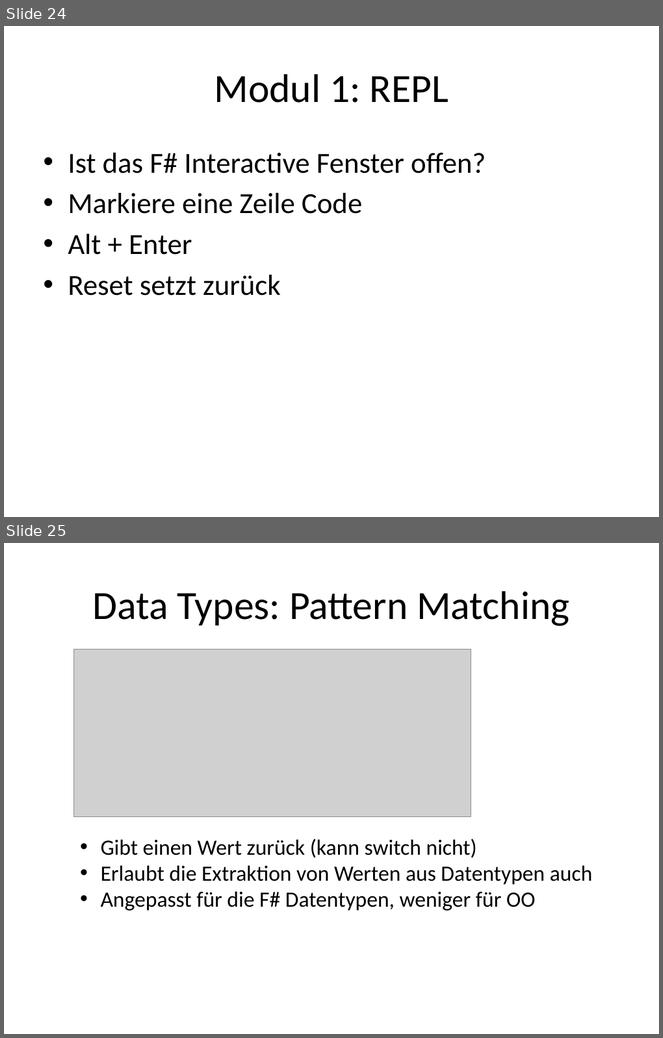
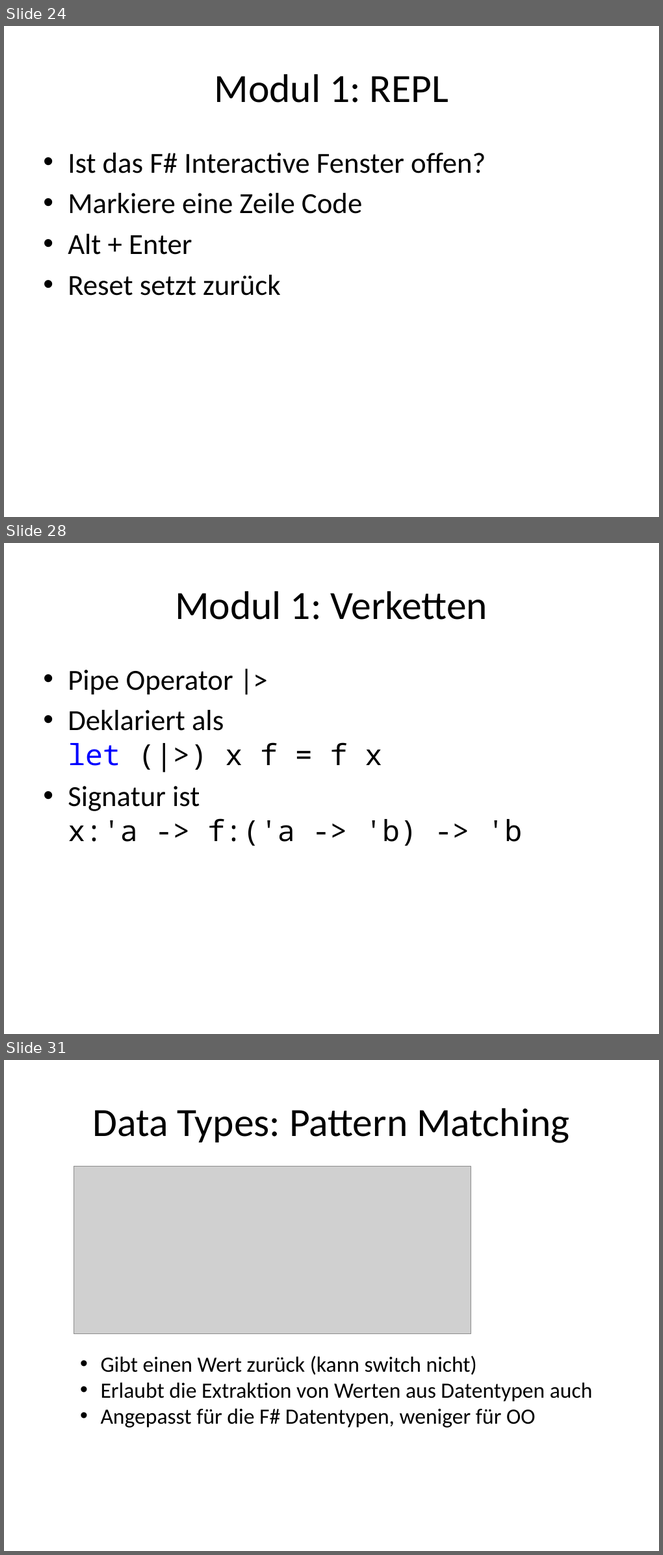
Before and after one commit to nasserbrake/Spartakiade2017, a slide deck: FSharp.pptx. Shown one above the other, each under a label of ours: slides 24 and 25 before the commit, slides 24, 28 and 31 after it; the slides between them are not shown. The pictures are 663x1038 and 663x1555 pixels, drawn with LibreOffice and Linux fonts; fonts in the diff are those of the drawing; grey boxes stand for pictures. Boxes give left, top, right and bottom in pixels: in the first picture for what was removed or moved away, otherwise in the second. Text is boxed around its words. In the diff, an @@ line names an element or a change of style, - is before the commit and + after.

Commit message:
Modul 1 beinhaltet List Funktionen, Umgang mit Referenzen in F#

```diff
--- a/FSharp.pptx
+++ b/FSharp.pptx
@@ slide 28 added at box(4, 543, 659, 1034), background #FFFFFF @@
@@ title added at box(175, 591, 488, 620), 44 pt, text #000000 @@
+Modul 1: Verketten
@@ text added at box(68, 670, 522, 846), 32 pt, text #000000 @@
+• Pipe Operator |>
+• Deklariert als
+  let (|>) x f = f x
+• Signatur ist
+  x:'a -> f:('a -> 'b) -> 'b
@@ what was slide 25 is now slide 31 @@
```
Also in this commit, not shown: 5 other slides added, 7 other files.
